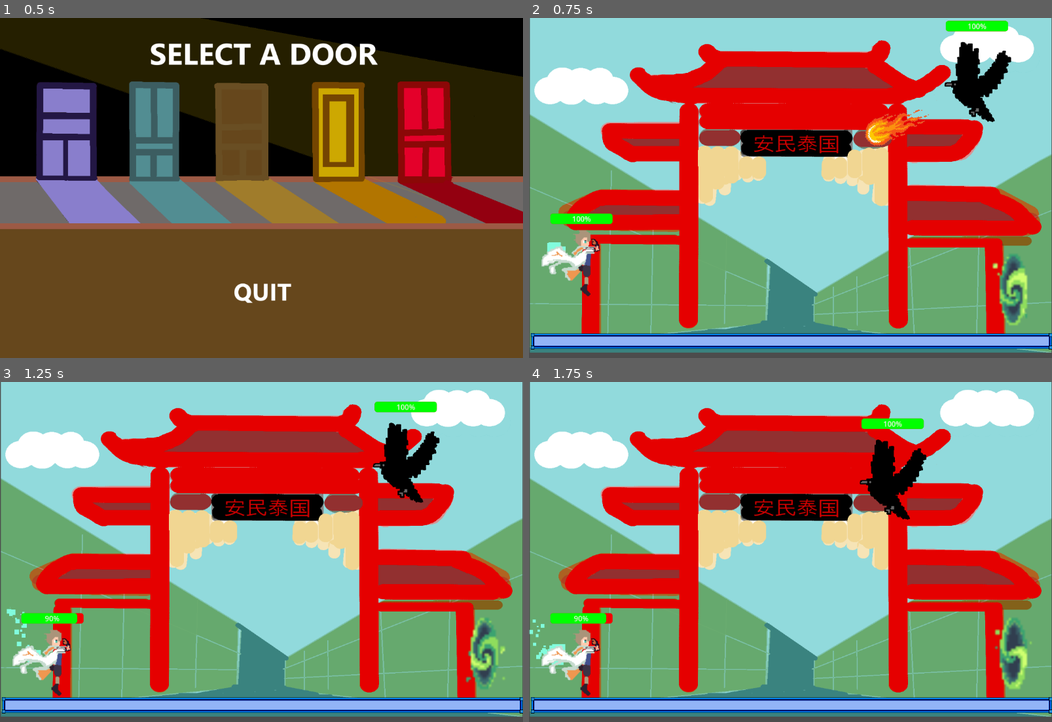
Above: before the commit, frames 1-4 (two rows, left to right).
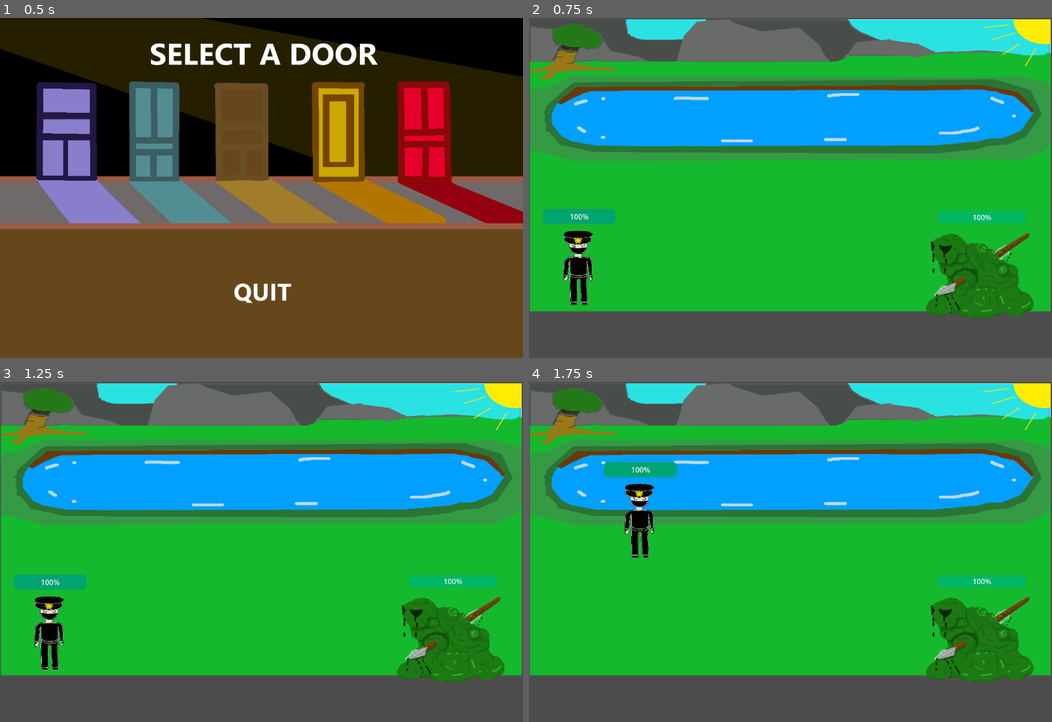
Above: after the commit, the same moments.

Repository: jwang5-dot/12-DT-Project
Game: Godot game, scene res://scene/mainmenu.tscn
Same seed, same stepped clock (60 frames per second), same inputs: the game is played once before the commit and once after it.
Inputs (mouse positions are in pixels of both pictures, inside the frame that each line leads up to):
- Up to frame 1 (0.5 s): no input
- Up to frame 2 (0.75 s): click "PLAY" at 0.5 s
- Up to frame 3 (1.25 s): no input
- Up to frame 4 (1.75 s): tap Enter (ui_accept) at 1.25, 1.52 s; move the mouse to (905, 535) at 1.27 s; hold Right (ui_right) from 1.28 s (still down)

Frame 1 is identical in both runs. In frame 2, 98% of the frame differs, in the area x 0-100%, y 0-99%; in frame 3, 98%; in frame 4, 98%.

Commit message:
Changing mm to l1 and portal l2 to l3

Diff:
--- a/assessment-game/scripts/level_2.gd
+++ b/assessment-game/scripts/level_2.gd
@@ -17,4 +17,4 @@
 
 
 func _on_area_2d_body_entered(body: Node2D) -> void:
-	get_tree().change_scene_to_file("res://scene/Level 4.tscn")
+	get_tree().change_scene_to_file("res://scene/Level 3.tscn")
--- a/assessment-game/scripts/mainmenu.gd
+++ b/assessment-game/scripts/mainmenu.gd
@@ -2,7 +2,7 @@
 
 
 func _play() -> void:
-	get_tree().change_scene_to_file("res://scene/Level 2.tscn")
+	get_tree().change_scene_to_file("res://scene/Level_1_scene.tscn")
 
 func _quit() -> void:
 	get_tree().quit()
